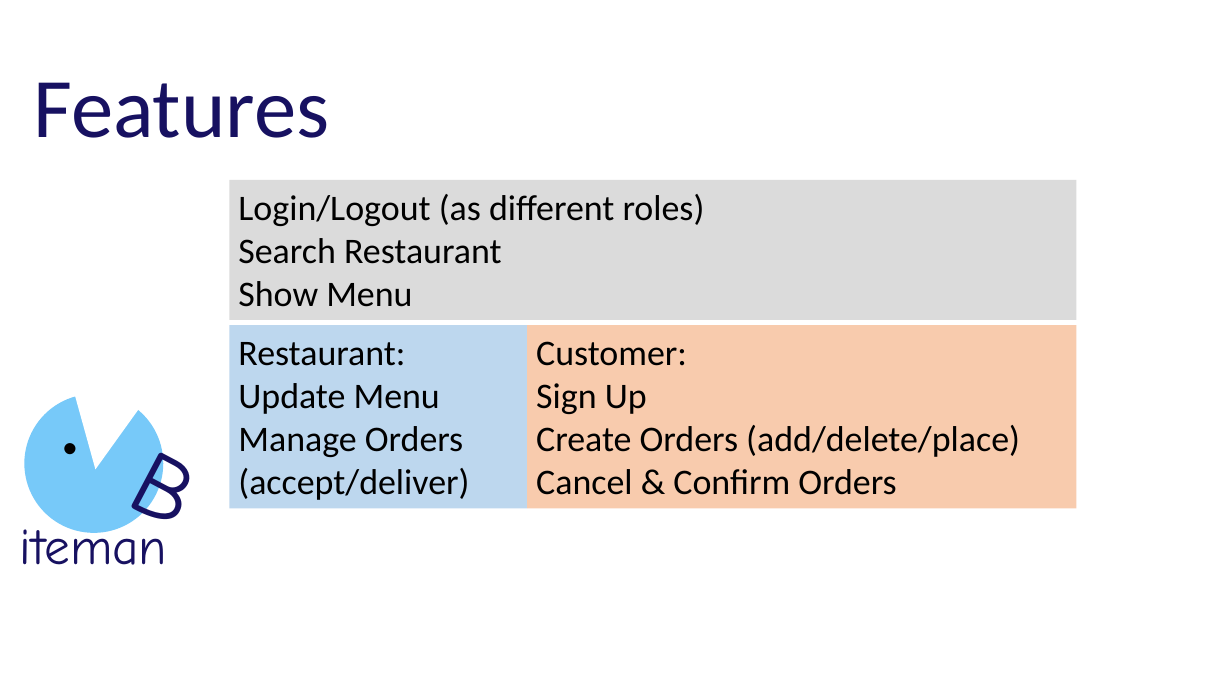
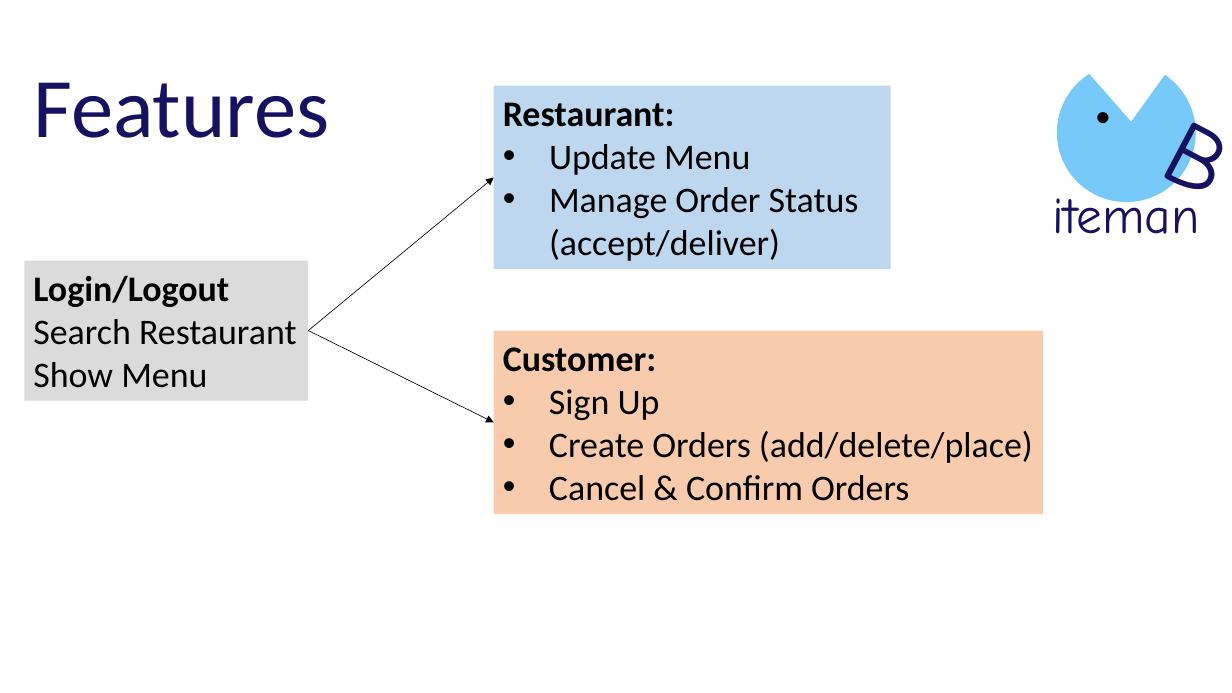
Before and after one commit to kaito4213/Web-Biteman-online-food-order, a slide deck: slide 2 of PresentationSlides.pptx. Drawn at 1232x693 pixels with LibreOffice and Linux fonts; fonts in the diff are those of the drawing; background and template pictures are left out. Boxes give left, top, right and bottom in pixels: in the first picture for what was removed or moved away, otherwise in the second. Text is boxed around its words. In the diff, an @@ line names an element or a change of style, - is before the commit and + after.

Commit message:
modify some pages

```diff
--- a/PresentationSlides.pptx
+++ b/PresentationSlides.pptx
@@ triangle: place and size @@
-triangle at (0,248,205,470)
+triangle at (1070,17,1175,121)
@@ triangle at (1070,17,1175,121): proportions changed @@
@@ rectangle: place and size @@
-rectangle at (0,52,1232,574)
+rectangle at (0,48,1232,551)
@@ rectangle "Restaurant:": place and size @@
-rectangle "Restaurant:" at (229,325,527,509)
+rectangle "Restaurant:" at (494,86,891,270)
@@ text "B": place and size @@
-text "B" at (125,424,176,533)
+text "B" at (1157,93,1208,202)
@@ text in rectangle at (503,102,750,175): bold on in "Restaurant:"; bullet none to • @@
@@ 2 texts, 1 ellipse: place and size @@
-2 texts, 1 ellipse at (17,394,168,565)
+2 texts, 1 ellipse at (1050,63,1200,234)
@@ arrow added from (309, 331) to (494, 177), #000000 0.5 pt @@
@@ text in rectangle at (549,187,859,261): text changed @@
-Manage Orders (accept/deliver)
+• Manage Order Status (accept/deliver)
@@ rectangle "Login/Logout Search Restaurant": place and size @@
-rectangle "Login/Logout Search Restaurant" at (229,180,1077,320)
+rectangle "Login/Logout Search Restaurant" at (24,261,308,400)
@@ text in rectangle at (33,275,296,345): text changed @@
-Login/Logout (as different roles)
-Search Restaurant
+Login/Logout Search Restaurant
@@ arrow added from (309, 331) to (494, 422), #000000 0.5 pt @@
@@ rectangle "Customer:": place and size @@
-rectangle "Customer:" at (528,325,1077,509)
+rectangle "Customer:" at (494,331,1043,515)
@@ rectangle "Customer:" at (494,331,1043,515): bold on in "Customer:"; bullet none to • @@
```
Also in this commit, not shown: 1 other slide changed.
